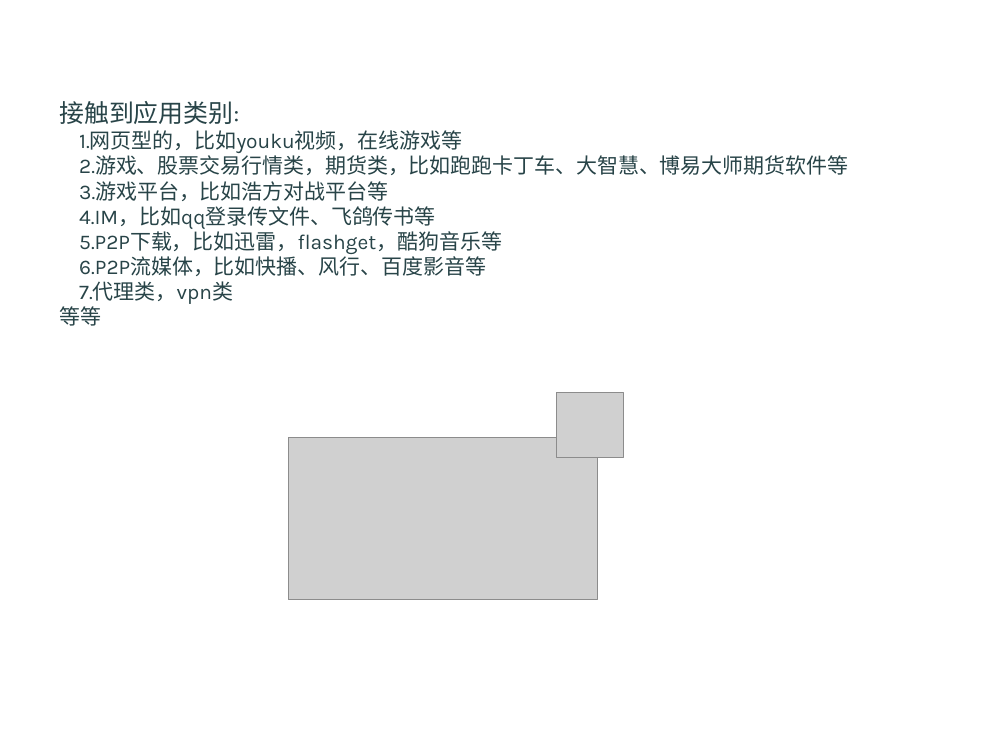
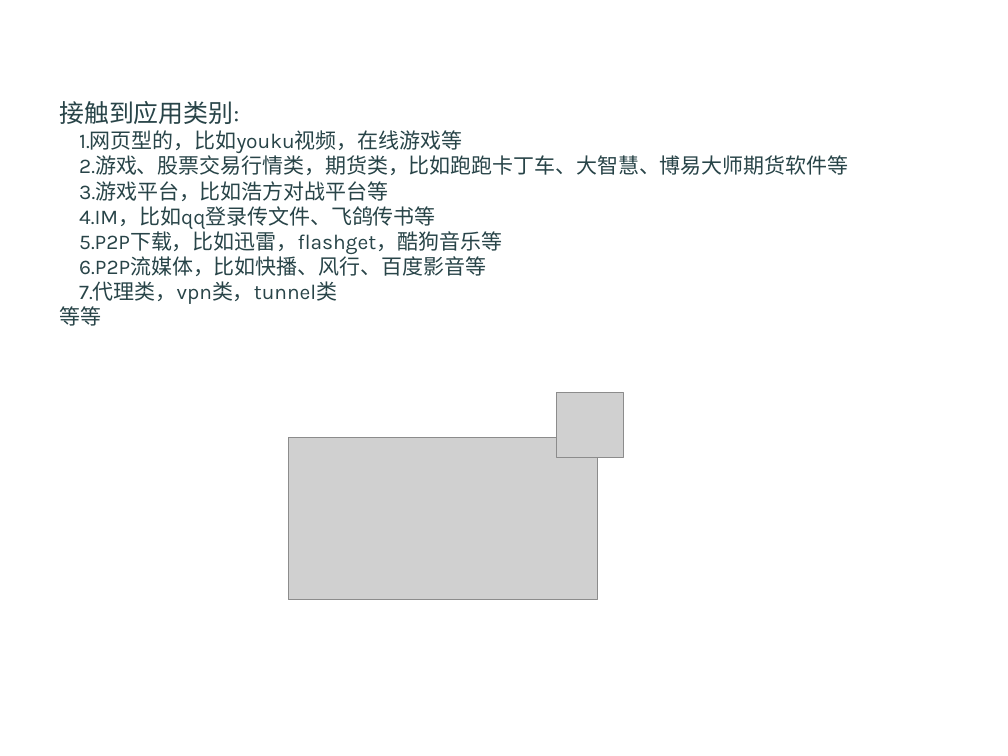
Before and after one commit to Android-sec/app-protocol-analysis, a slide deck: slide 5 of app protocol analysis.pptx. Drawn at 1008x756 pixels with LibreOffice and Linux fonts; fonts in the diff are those of the drawing; grey boxes stand for pictures; background and template pictures are left out. Boxes give left, top, right and bottom in pixels: in the first picture for what was removed or moved away, otherwise in the second. Text is boxed around its words. In the diff, an @@ line names an element or a change of style, - is before the commit and + after.

```diff
--- a/app protocol analysis.pptx
+++ b/app protocol analysis.pptx
@@ text at (79, 281, 337, 304): text changed @@
-7.代理类，vpn类
+7.代理类，vpn类，tunnel类
```
Also in this commit, not shown: 5 other slides changed.
